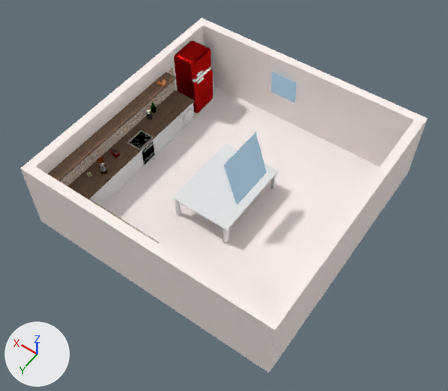
The Blender file 03-Scenes/raum.blend: old version first, new version second.
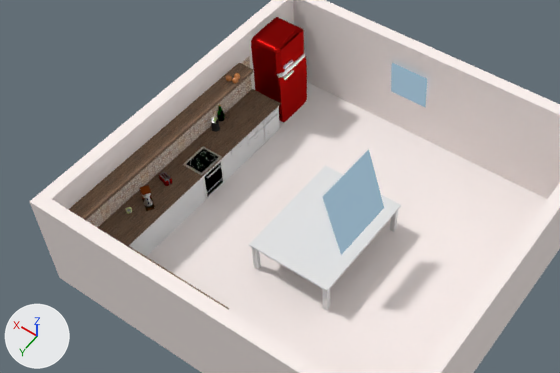
Each version is shown whole from a 50 mm camera at (-33.1, 46.9, 74.7) aimed at (-0.9, 1.9, 3.9), then close up on the part from 0% to 87% of the width and 7% to 74% of the height. Every picture has the same lights, and +X, +Y and +Z are marked at lower left.
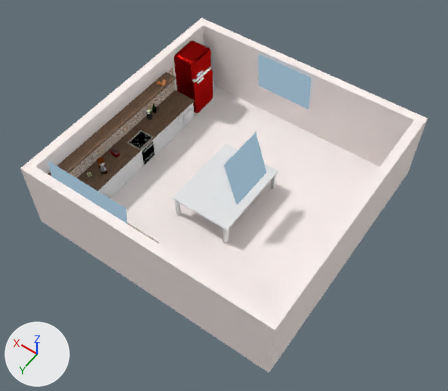
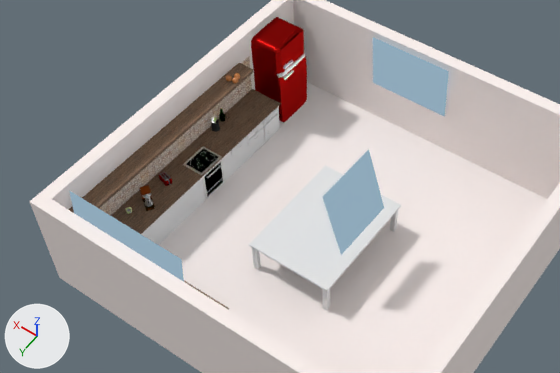
What the commit changed:
Object 'Plane.005' (ob_plane_005) is rescaled from (2.29, 2.29, 2.29) to (4.77, 4.77, 4.77).
Object 'Glas' (ob_glas) is rescaled from (0.242, 0.242, 0.242) to (0.168, 0.168, 0.168).
Object 'Flasche' (ob_flasche) moves from (18.28, -5.46, 3.99) to (18.1, -5.46, 3.99).
Object 'Flasche' (ob_flasche) is rescaled from (0.327, 0.327, 0.327) to (0.272, 0.272, 0.272).
Object 'Plane.003' (ob_plane_003) is rescaled from (2.29, 2.29, 2.29) to (6.7, 6.7, 6.7).

What differs and where, as boxes (x1, y1, x2, y2) in the close-ups (560 x 373 px):
'Plane.005', rescaled
    before: (391, 63, 427, 107)
    after: (373, 37, 449, 117)
'Plane.003', rescaled (not visible before)
    after: (69, 190, 184, 282)
'Flasche', moved, rescaled (22% narrower, 21% shorter)
    before: (217, 104, 225, 122)
    after: (219, 108, 225, 122)
'Glas', rescaled (29% narrower, 30% shorter)
    before: (224, 109, 230, 118)
    after: (225, 112, 229, 118)
